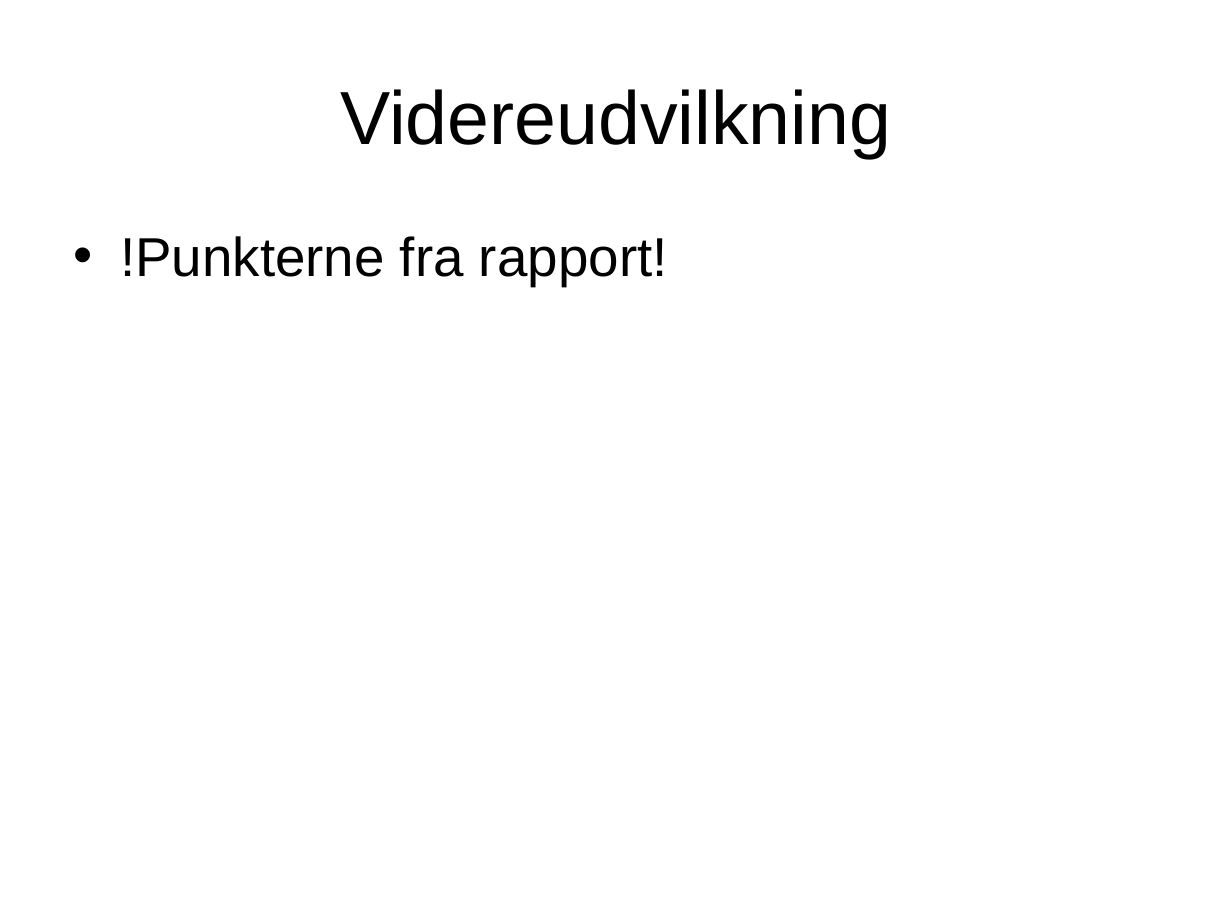
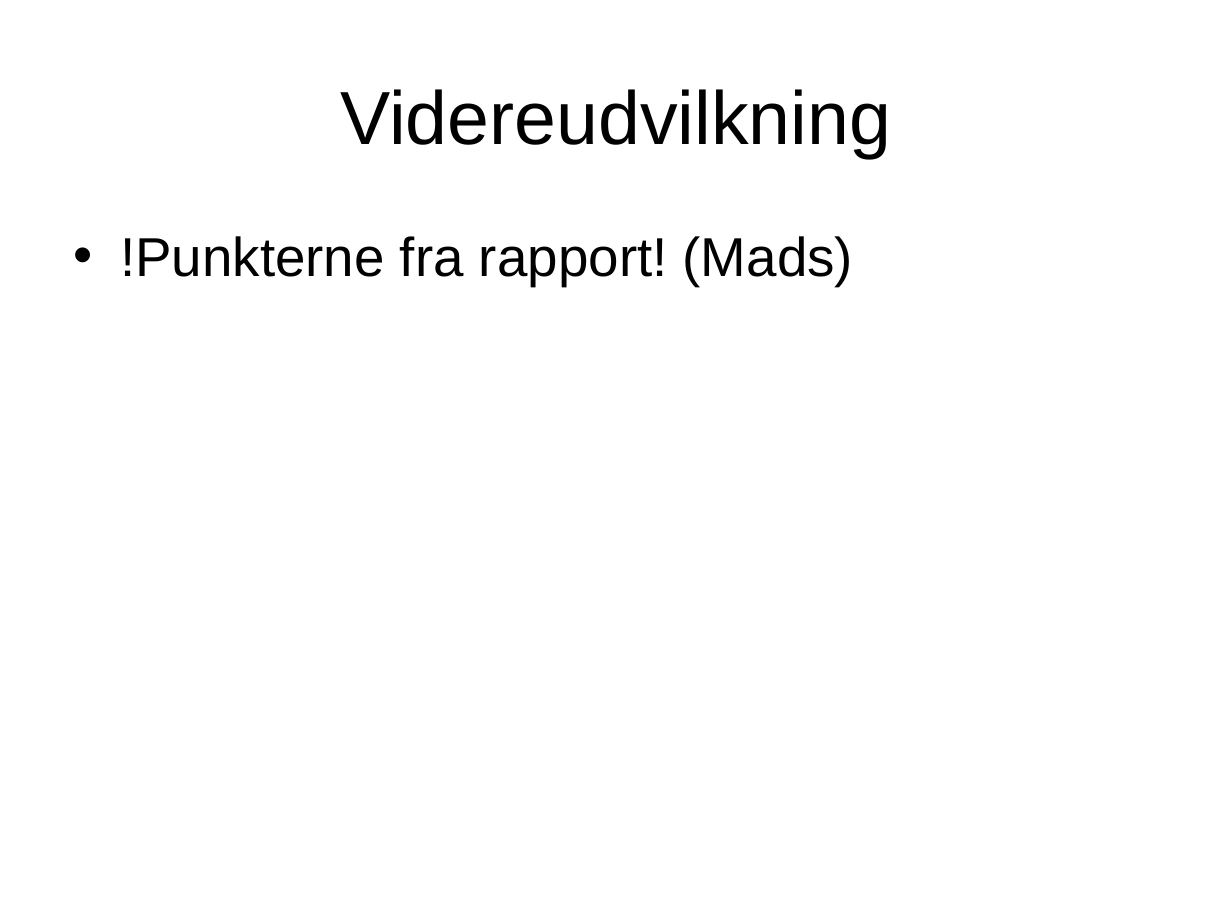
Before and after one commit to banasik/Semesterprojekt2, a slide deck: slide 6 of Fremlæggelse/2441.pptx (slide 5 before the commit). Drawn at 1232x924 pixels with LibreOffice and Linux fonts; fonts in the diff are those of the drawing; background and template pictures are left out. Boxes give left, top, right and bottom in pixels: in the first picture for what was removed or moved away, otherwise in the second. Text is boxed around its words. In the diff, an @@ line names an element or a change of style, - is before the commit and + after.

```diff
--- a/Fremlæggelse/2441.pptx
+++ b/Fremlæggelse/2441.pptx
@@ text at (120,236,853,286): text changed @@
-• !Punkterne fra rapport!
+• !Punkterne fra rapport! (Mads)
```
Also in this commit, not shown: 4 other slides changed, 2 slides added, 1 slide removed.
